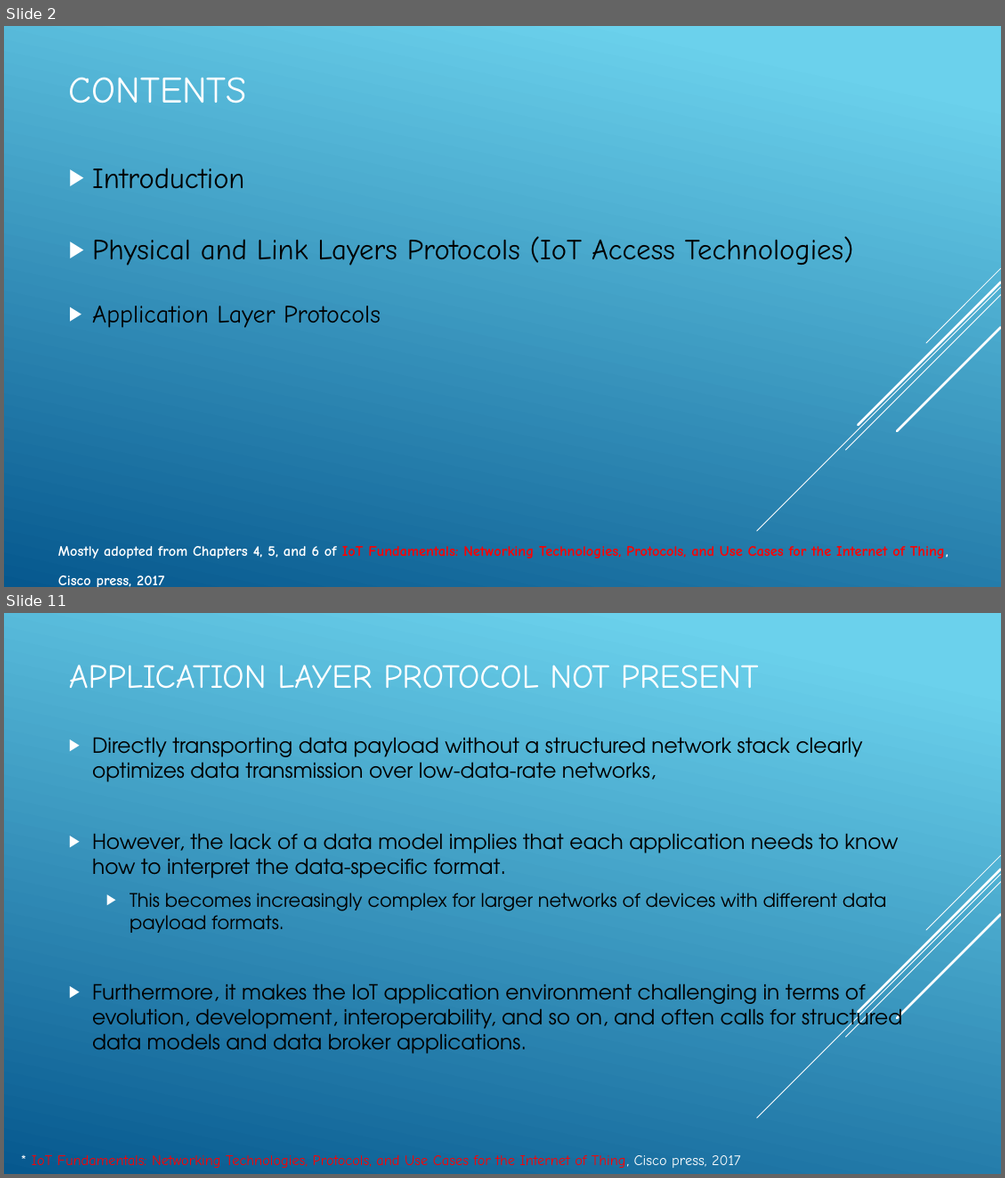
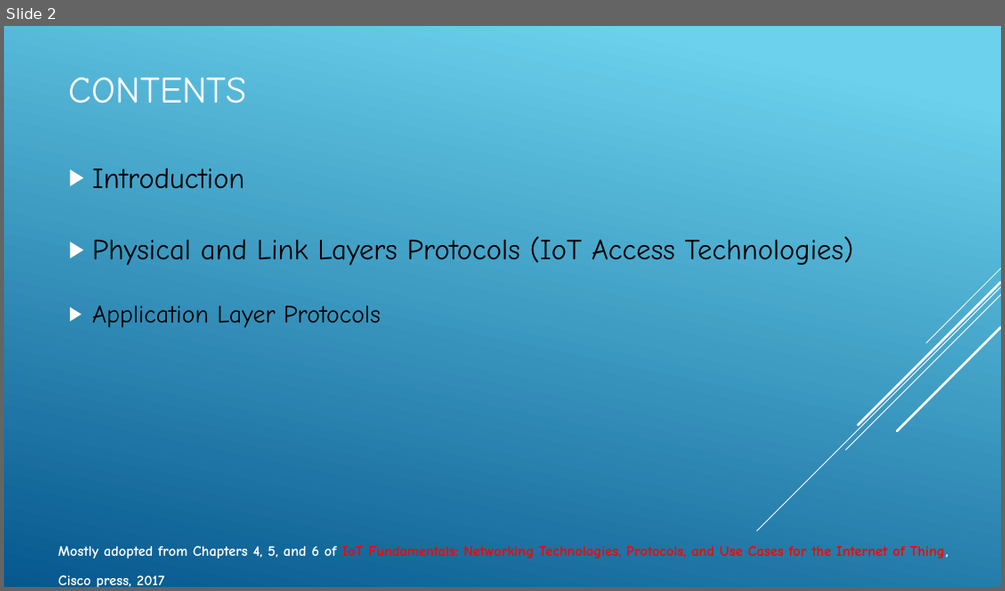
Before and after one commit to JaberBabaki/Advance-Computer-Network-Fall-2020, a slide deck: present/Lecture-4_IoT Open problem and challenge.pptx. Shown one above the other, each under a label of ours: slides 2 and 11 before the commit, slide 2 after it; the slides between them are not shown. The pictures are 1005x1178 and 1005x591 pixels, drawn with LibreOffice and Linux fonts; fonts in the diff are those of the drawing. Boxes give left, top, right and bottom in pixels: in the first picture for what was removed or moved away, otherwise in the second. Text is boxed around its words. In the diff, an @@ line names an element or a change of style, - is before the commit and + after.

```diff
--- a/present/Lecture-4_IoT Open problem and challenge.pptx
+++ b/present/Lecture-4_IoT Open problem and challenge.pptx
@@ slide 11 removed at [4, 613, 1001, 1174], background gradient #6ED2EB to #06588E; not listed: 5 template elements that a slide beside it also shows @@
@@ title removed at [69, 665, 759, 688] @@
-APPLICATION LAYER PROTOCOL NOT PRESENT
@@ text removed at [92, 737, 902, 1054] @@
-▶ Directly transporting data payload without a structured network stack clearly optimizes data transmission over low-data-rate networks,
-▶ However, the lack of a data model implies that each application needs to know how to interpret the data-specific format.
-  ▶ This becomes increasingly complex for larger networks of devices with different data payload formats.
-▶ Furthermore, it makes the IoT application environment challenging in terms of evolution, development, interoperability, and so on, and often calls for structured data models and data broker applications.
@@ text removed at [32, 1155, 741, 1167] @@
-* IoT Fundamentals: Networking Technologies, Protocols, and Use Cases for the Internet of Thing, Cisco press, 2017
```
Also in this commit, not shown: 1 slide changed, 49 other slides removed, 4 other files.
